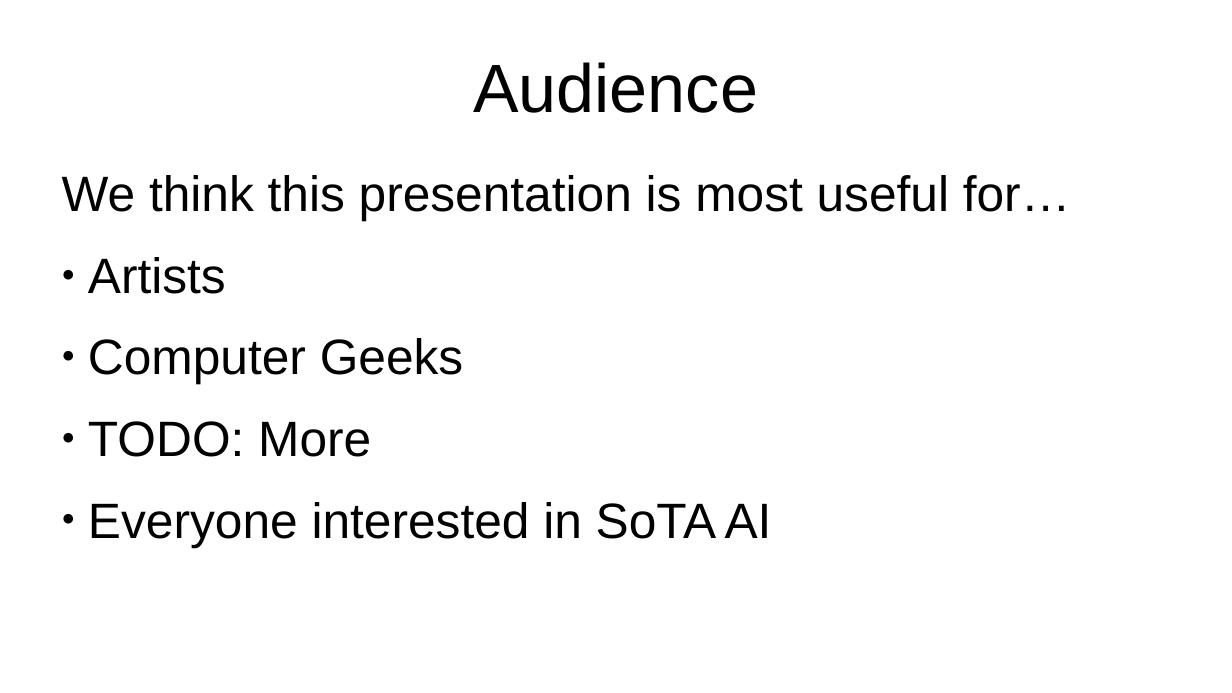
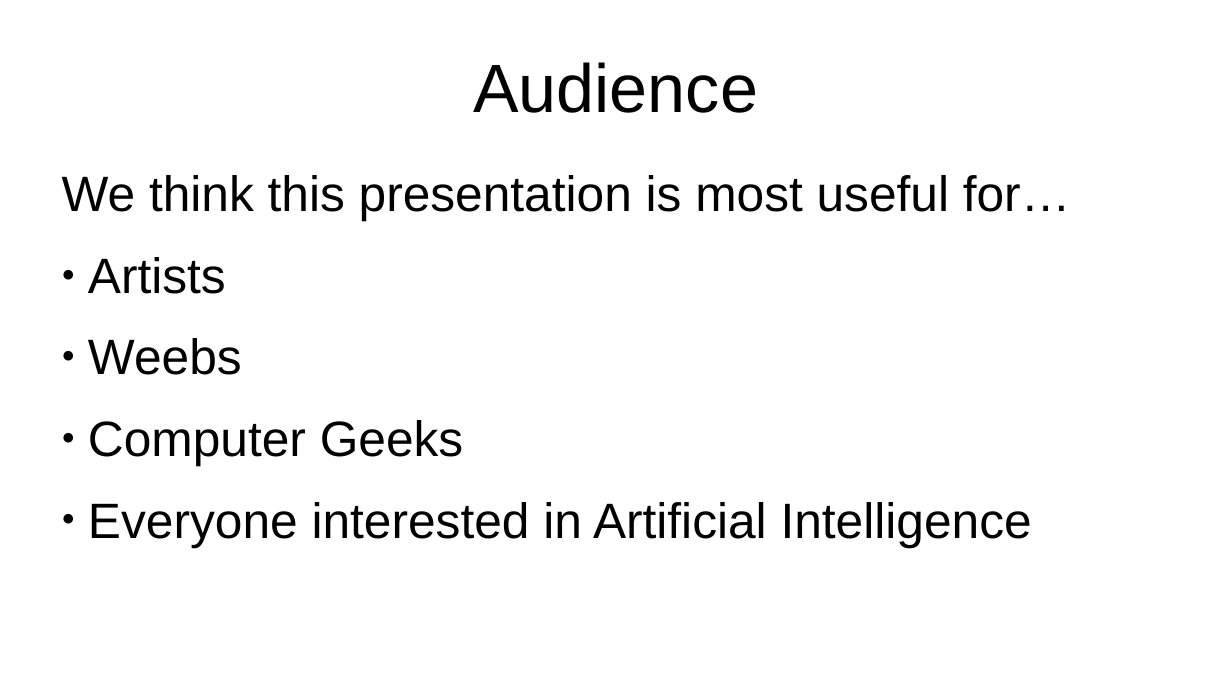
Before and after one commit to kkokilep/Cant-Spell-Anime-Without-AI, a slide deck: slide 4 of presentation/presentation-0.odp. Drawn at 1232x693 pixels with LibreOffice and Linux fonts; fonts in the diff are those of the drawing. Boxes give left, top, right and bottom in pixels: in the first picture for what was removed or moved away, otherwise in the second. Text is boxed around its words. In the diff, an @@ line names an element or a change of style, - is before the commit and + after.

Commit message:
Presentation 0 completed

```diff
--- a/presentation/presentation-0.odp
+++ b/presentation/presentation-0.odp
@@ subtitle at (88, 338, 242, 375): paragraph added @@
+● Weebs
@@ subtitle at (88, 502, 1032, 547): text changed @@
-● TODO: More
-● Everyone interested in SoTA AI
+● Everyone interested in Artificial Intelligence
```
Also in this commit, not shown: 6 other files.
